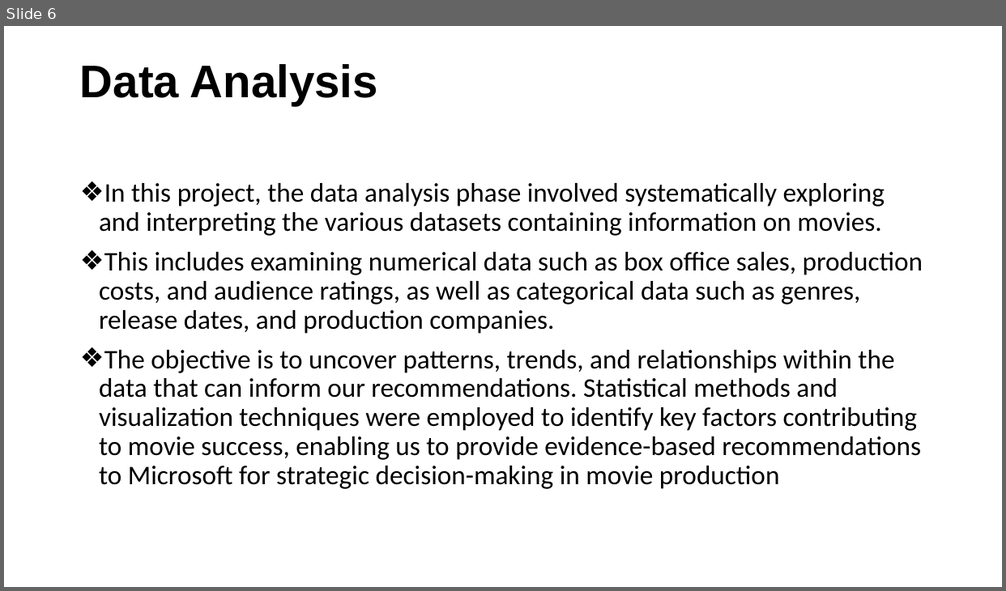
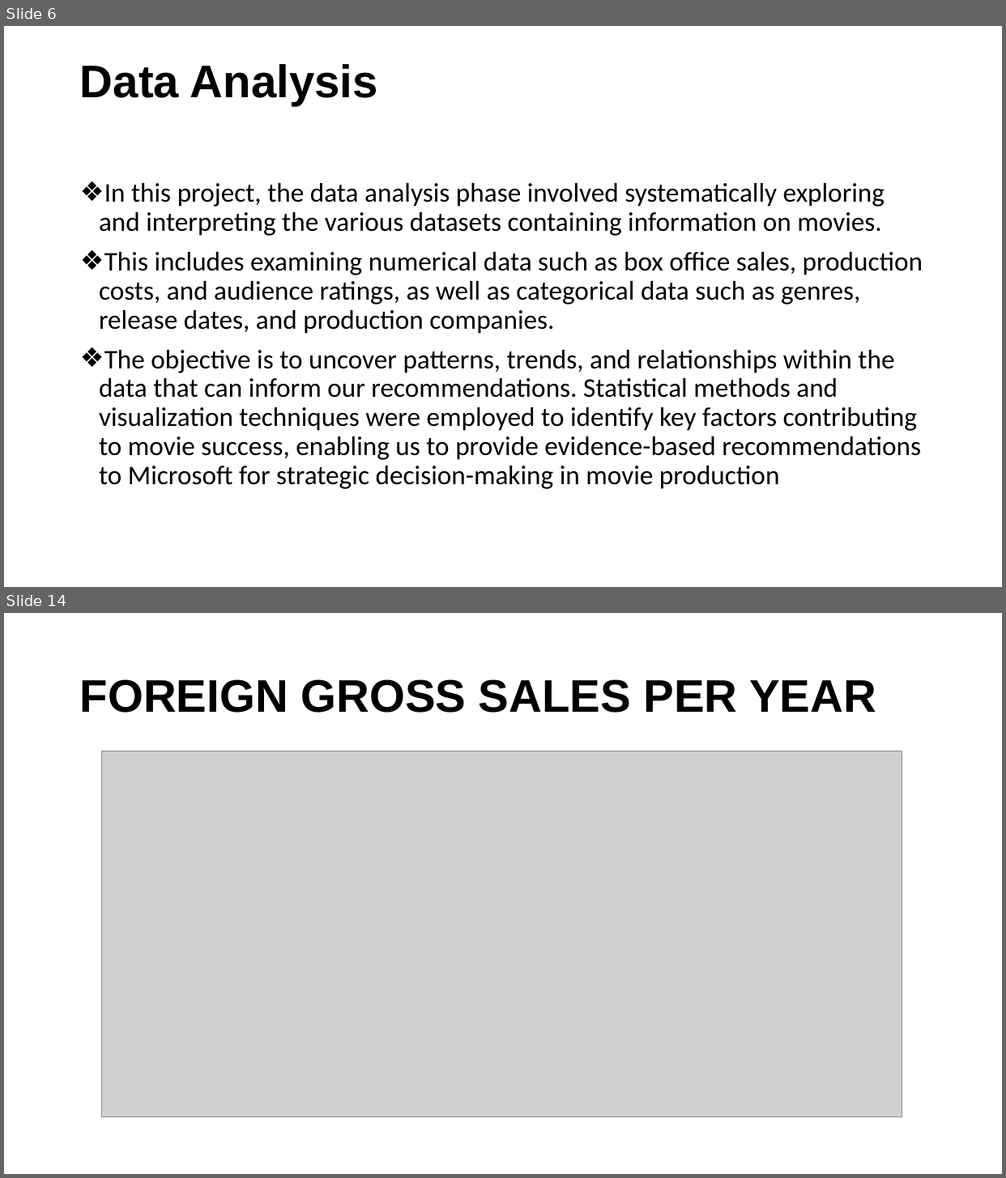
Before and after one commit to ISAACKW/PHASE1_PROJECT, a slide deck: PHASE1PPT.pptx. Shown one above the other, each under a label of ours: slide 6 before the commit, slides 6 and 14 after it; the slides between them are not shown. The pictures are 1006x591 and 1006x1178 pixels, drawn with LibreOffice and Linux fonts; fonts in the diff are those of the drawing; grey boxes stand for pictures. Boxes give left, top, right and bottom in pixels: in the first picture for what was removed or moved away, otherwise in the second. Text is boxed around its words. In the diff, an @@ line names an element or a change of style, - is before the commit and + after.

```diff
--- a/PHASE1PPT.pptx
+++ b/PHASE1PPT.pptx
@@ slide 14 added at box(4, 613, 1002, 1174), background #FFFFFF @@
@@ title added at box(80, 679, 876, 713), 44 pt, text #000000, bold @@
+FOREIGN GROSS SALES PER YEAR
@@ picture added at box(102, 752, 902, 1118) @@
```
Also in this commit, not shown: 8 other slides added, 1 other file.
